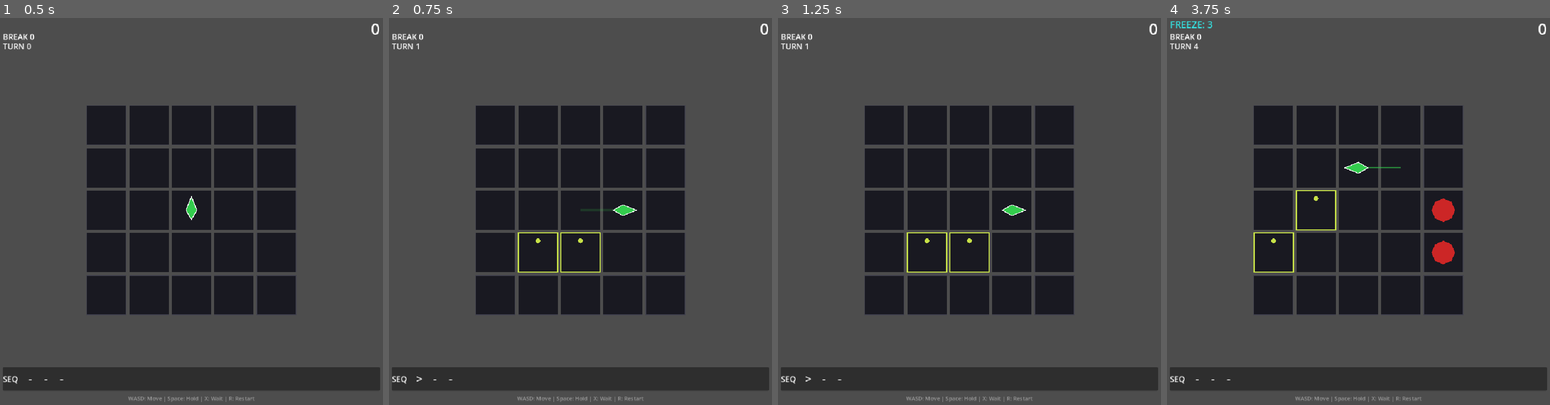
Above: before the commit, frames 1-4 (left to right).
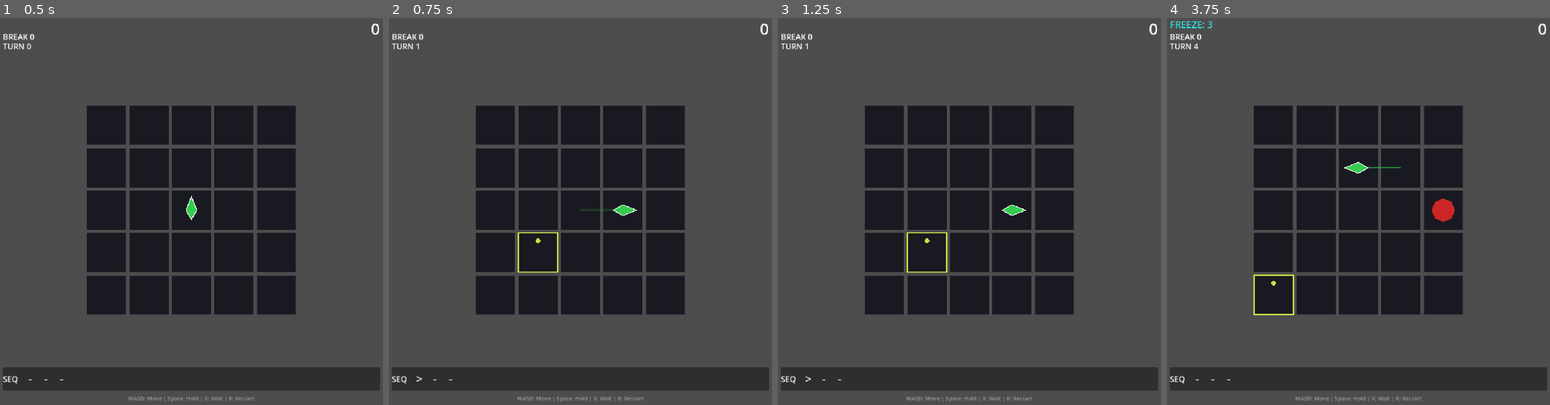
Above: after the commit, the same moments.

Repository: Periodev/DIR
Game: Godot game, scene res://main.tscn
The game is run twice, just before and just after one commit, with the same random seed, the same clock (stepped at 60 frames per second) and the same inputs.
Inputs:
- Up to frame 1 (0.5 s): no input
- Up to frame 2 (0.75 s): tap Enter at 0.5 s; hold Right from 0.53 s (still down); tap Space at 0.6 s
- Up to frame 3 (1.25 s): keep holding Right; tap Space at 0.77, 1.07 s
- Up to frame 4 (3.75 s): tap Space at 1.25, 1.52, 1.55, 1.82, 2.3, 2.75, 3.02, 3.05, 3.32 s; release Right at 1.28 s; hold Down 1.28-2.03 s; tap R at 1.35 s; tap Enter at 2, 2.85, 3.5 s; hold Right 2.03-2.78 s; tap X at 2.1 s; hold Up 2.78-3.53 s; hold Left from 3.53 s (still down); tap Z at 3.6 s

Frame 1 is identical in both runs. In frame 2, 0.1% of the frame differs, in the area x 44-56%, y 55-66%; in frame 3, 0.1%; in frame 4, 0.7%, in the area x 22-76%, y 44-77%.

Commit message:
Delay shield break visual to hit_delay; sync weak ripple timing
Board: flash_shield_break deferred via _pending_kill_visual + timer matching get_hit_delay
Board: _spawn_cor_ripple_weak uses get_hit_delay instead of hardcoded 0.14s

Co-Authored-By: Claude Sonnet 4.6 <noreply@anthropic.com>

Diff:
--- a/DIR/godot_project/scripts/Board.gd
+++ b/DIR/godot_project/scripts/Board.gd
@@ -6,7 +6,7 @@
 const COLS := 5
 const ROWS := 5
 const SPAWN_CYCLE_STEPS := 3
-const SPAWNS_PER_CYCLE := 2
+const SPAWNS_PER_CYCLE := 1
 const SPAWN_CELL_TYPE := CharacterData.CellType.DEAD
 const BLOCK_OUTER_RING_SPAWN := false
 const CELL_SIZE := 100.0
@@ -159,8 +159,15 @@
 		inventory.remove_at(match_idx)
 		player_facing_dir = dir
 		if _try_break_one_way_shield(target, dir, target_type):
-			cell_nodes[target.y][target.x].flash_shield_break(0.17)
-			player_node.play_attack(dir, false, _get_attack_mode() == CharacterData.AttackMode.DASH)
+			var _is_dash := _get_attack_mode() == CharacterData.AttackMode.DASH
+			var _delay: float = player_node.get_hit_delay(_is_dash)
+			_pending_kill_visual.append(target)
+			get_tree().create_timer(_delay).timeout.connect(func():
+				_pending_kill_visual.erase(target)
+				cell_nodes[target.y][target.x].set_type(CharacterData.CellType.DEAD)
+				cell_nodes[target.y][target.x].set_shield_dir(CharacterData.Direction.NONE)
+				cell_nodes[target.y][target.x].flash_shield_break(0.17))
+			player_node.play_attack(dir, false, _is_dash)
 			return _finalize_turn_after_action()
 		if _has_penetrating_attack():
 			_resolve_penetrating_attack(dir, origin, target, target_type)
@@ -225,8 +232,15 @@
 	else:
 		var pos_before_attack := player_pos
 		if _try_break_one_way_shield(target, dir, target_type):
-			cell_nodes[target.y][target.x].flash_shield_break(0.17)
-			player_node.play_attack(dir, false, _get_attack_mode() == CharacterData.AttackMode.DASH)
+			var _is_dash := _get_attack_mode() == CharacterData.AttackMode.DASH
+			var _delay: float = player_node.get_hit_delay(_is_dash)
+			_pending_kill_visual.append(target)
+			get_tree().create_timer(_delay).timeout.connect(func():
+				_pending_kill_visual.erase(target)
+				cell_nodes[target.y][target.x].set_type(CharacterData.CellType.DEAD)
+				cell_nodes[target.y][target.x].set_shield_dir(CharacterData.Direction.NONE)
+				cell_nodes[target.y][target.x].flash_shield_break(0.17))
+			player_node.play_attack(dir, false, _is_dash)
 			return _finalize_turn_after_action()
 		if _get_attack_mode() == CharacterData.AttackMode.DASH:
 			_resolve_attack(dir, target, target_type)
@@ -473,10 +487,11 @@
 		var player_vpos := Vector2(player_pos.x * CELL_STEP + CELL_SIZE / 2.0,
 								   player_pos.y * CELL_STEP + CELL_SIZE / 2.0)
 		var stall_pos := player_vpos + Vector2(CharacterData.DIR_VECTOR[attack_dir]) * 60.0
-		_spawn_cor_ripple_weak(stall_pos)
-
-func _spawn_cor_ripple_weak(world_pos: Vector2) -> void:
-	get_tree().create_timer(0.14).timeout.connect(func() -> void:
+		var is_dash := _get_attack_mode() == CharacterData.AttackMode.DASH
+		_spawn_cor_ripple_weak(stall_pos, player_node.get_hit_delay(is_dash))
+
+func _spawn_cor_ripple_weak(world_pos: Vector2, delay: float) -> void:
+	get_tree().create_timer(delay).timeout.connect(func() -> void:
 		var fx := Node2D.new()
 		fx.set_script(CORRippleEffect)
 		fx.set("weak", true)
--- a/DIR/godot_project/scripts/Player.gd
+++ b/DIR/godot_project/scripts/Player.gd
@@ -200,8 +200,8 @@
 	var pause_dur := 0.15                          # 停頓
 	var dash_dur  := 0.06 if success else 0.04    # 衝出
 	var back_dur  := 0.10 if success else 0.07    # 回歸
-	var pull_dist := 10.0                          # 後退距離
-	var lunge_dist := 75.0 if success else 55.0   # 衝出距離（接近/抵達敵人）
+	var pull_dist := 6.0                          # 後退距離
+	var lunge_dist := 60.0 if success else 50.0   # 衝出距離（接近/抵達敵人）
 	var pre_delay := pull_dur + pause_dur
 
 	# 衝出瞬間的強力 jet（後方噴射，最長主線，滿副線）
